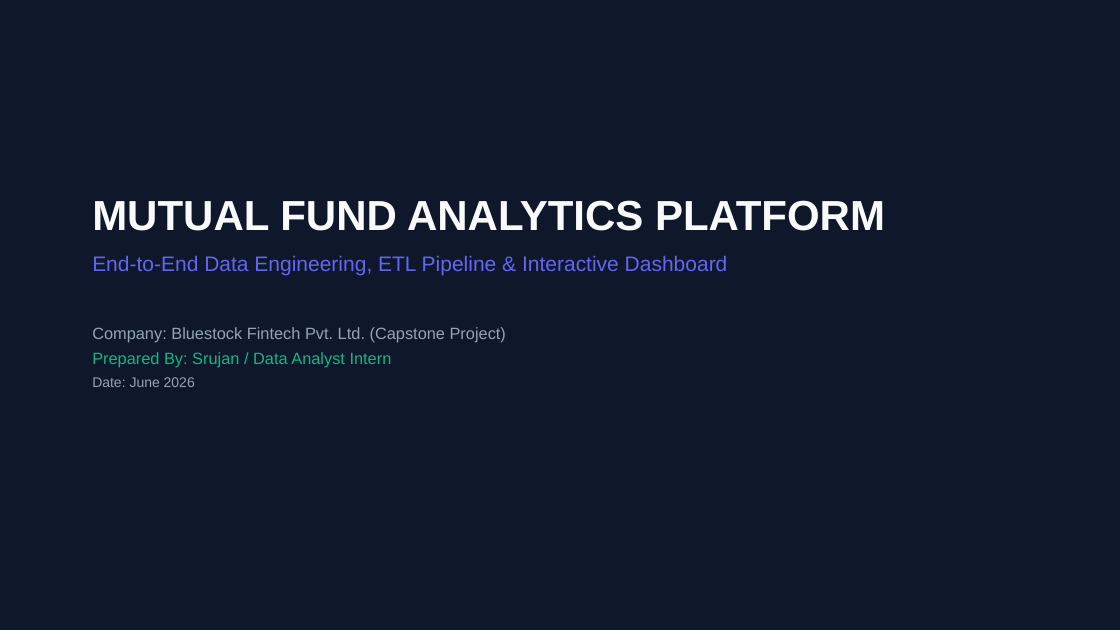
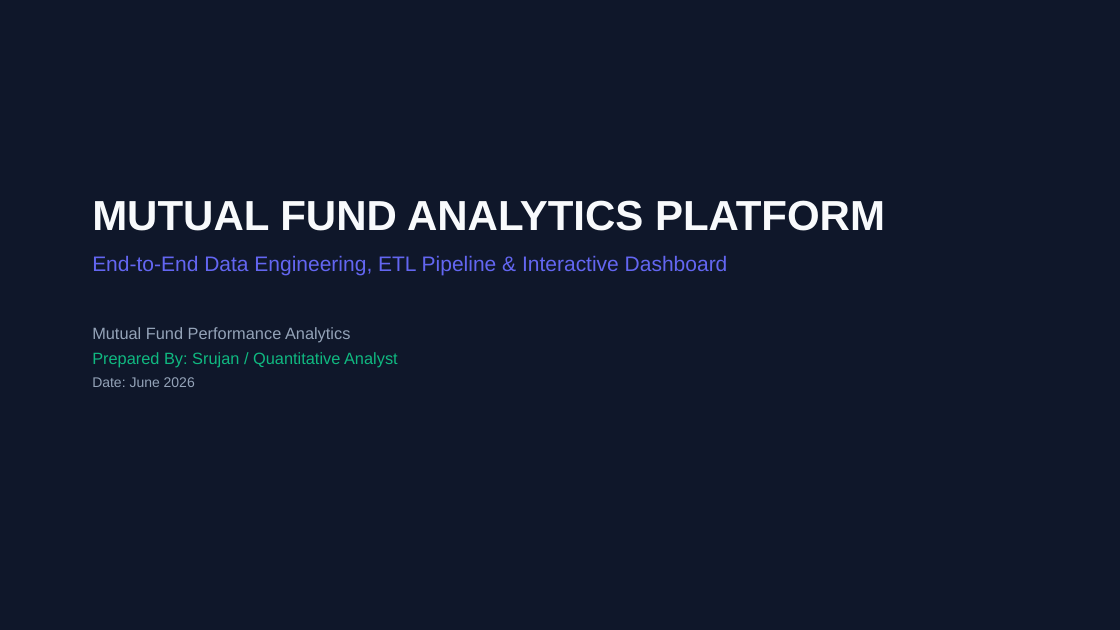
Before and after one commit to Srujan4812/bluestock-mf-capstone, a slide deck: slide 1 of reports/Presentation.pptx. Drawn at 1120x630 pixels with LibreOffice and Linux fonts; fonts in the diff are those of the drawing. Boxes give left, top, right and bottom in pixels: in the first picture for what was removed or moved away, otherwise in the second. Text is boxed around its words. In the diff, an @@ line names an element or a change of style, - is before the commit and + after.

```diff
--- a/reports/Presentation.pptx
+++ b/reports/Presentation.pptx
@@ text at <box>92,327,398,368</box>: text changed; text colour #94A3B8 to #10B981 @@
-Company: Bluestock Fintech Pvt. Ltd. (Capstone Project)
-Prepared By: Srujan / Data Analyst Intern
+Mutual Fund Performance Analytics
+Prepared By: Srujan / Quantitative Analyst
```
Also in this commit, not shown: 1 other slide changed, 27 other files.
